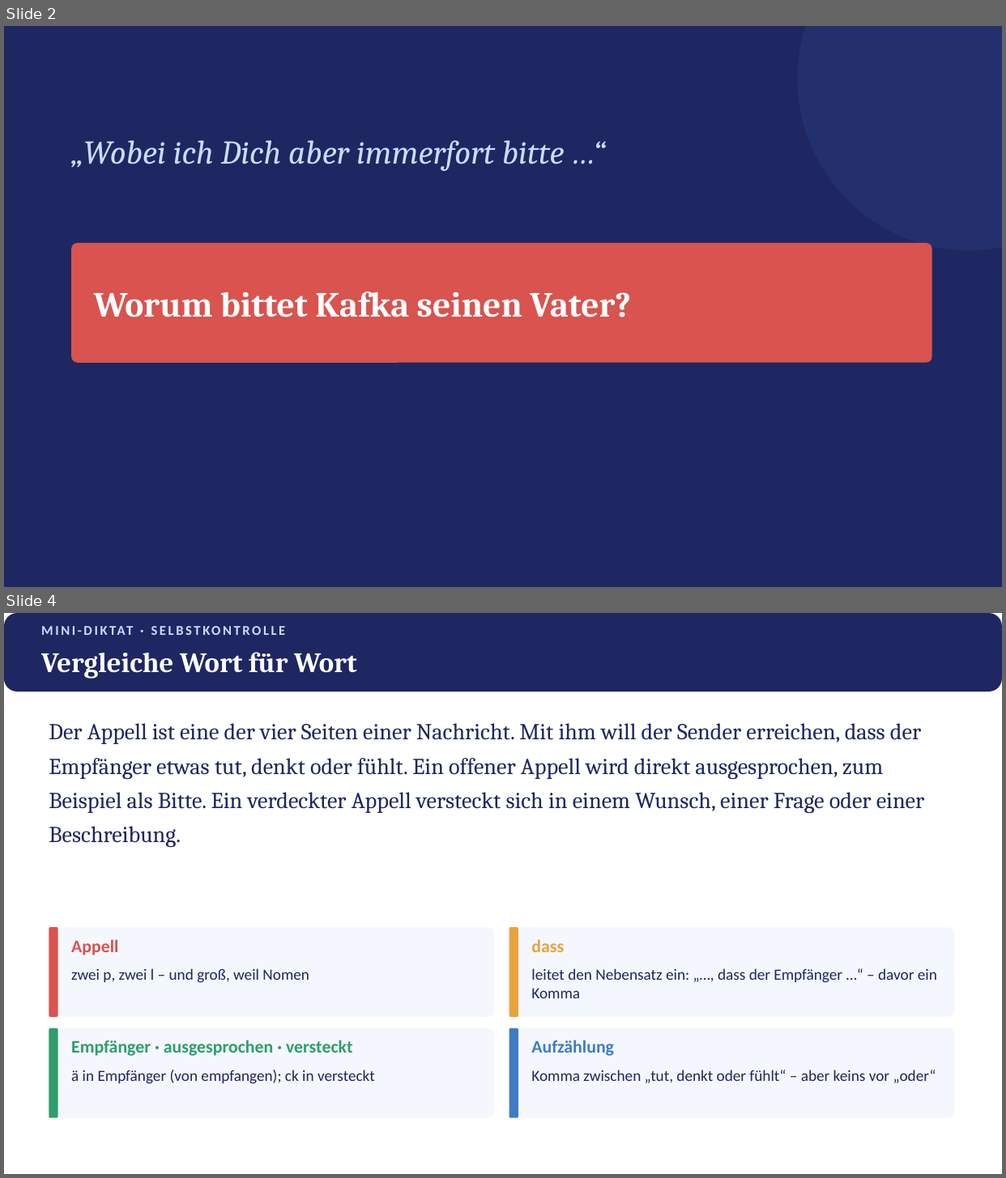
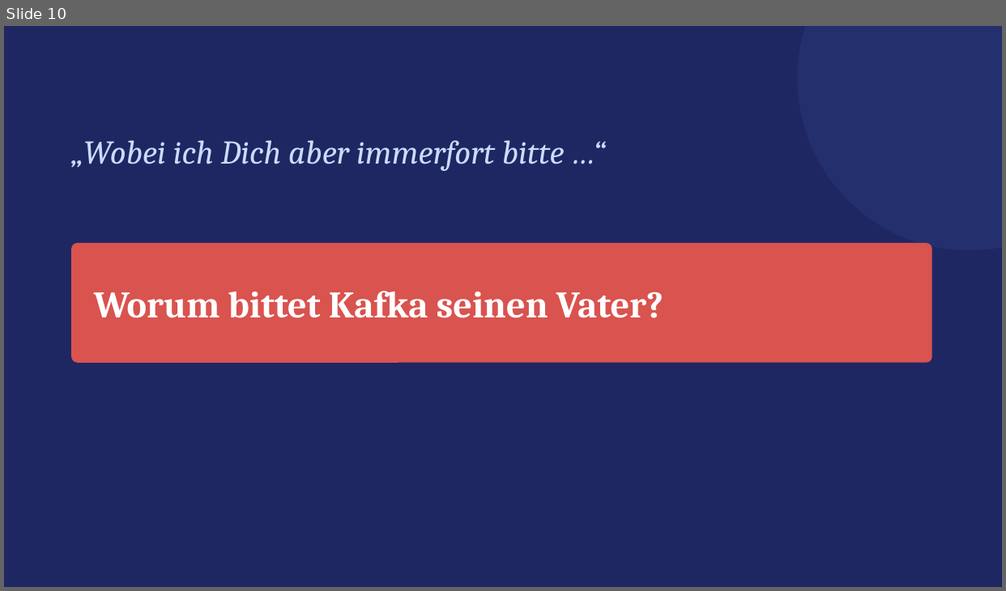
Before and after one commit to golzkonstantin-gif/Schule, a slide deck: Deutsch_11/Kafka_Appell/Praesentation_Kafkas_Appell.pptx. Shown one above the other, each under a label of ours: slides 2 and 4 before the commit, slide 10 after it; the slides between them are not shown. The pictures are 1006x1178 and 1006x591 pixels, drawn with LibreOffice and Linux fonts; fonts in the diff are those of the drawing. Boxes give left, top, right and bottom in pixels: in the first picture for what was removed or moved away, otherwise in the second. Text is boxed around its words. In the diff, an @@ line names an element or a change of style, - is before the commit and + after.

```diff
--- a/Deutsch_11/Kafka_Appell/Praesentation_Kafkas_Appell.pptx
+++ b/Deutsch_11/Kafka_Appell/Praesentation_Kafkas_Appell.pptx
@@ slide 4 removed at [4,613,1002,1174], background #FFFFFF @@
@@ rounded rectangle removed at [4,613,1002,692] @@
@@ text removed at [41,622,752,645] @@
-MINI-DIKTAT · SELBSTKONTROLLE
@@ text removed at [41,652,356,679] @@
-Vergleiche Wort für Wort
@@ text removed at [49,723,925,847] @@
-Der Appell ist eine der vier Seiten einer Nachricht. Mit ihm will der Sender erreichen, dass der Empfänger etwas tut, denkt oder fühlt. Ein offener Appell wird direkt ausgesprochen, zum Beispiel als Bitte. Ein verdeckter Appell versteckt sich in einem Wunsch, einer Frage oder einer Beschreibung.
@@ rounded rectangle removed at [49,927,494,1017] @@
@@ rounded rectangle removed at [49,927,58,1017] @@
@@ rounded rectangle removed at [509,927,955,1017] @@
@@ rounded rectangle removed at [509,927,518,1017] @@
@@ text removed at [71,939,118,956] @@
-Appell
@@ text removed at [531,939,564,952] @@
-dass
@@ text removed at [71,969,309,983] @@
-zwei p, zwei l – und groß, weil Nomen
@@ text removed at [531,969,937,999] @@
-leitet den Nebensatz ein: „…, dass der Empfänger …“ – davor ein Komma
@@ rounded rectangle removed at [49,1029,494,1118] @@
@@ rounded rectangle removed at [49,1029,58,1118] @@
@@ text removed at [71,1040,352,1056] @@
-Empfänger · ausgesprochen · versteckt
@@ rounded rectangle removed at [509,1029,955,1118] @@
@@ rounded rectangle removed at [509,1029,518,1118] @@
@@ text removed at [531,1040,614,1056] @@
-Aufzählung
@@ text removed at [71,1070,375,1084] @@
-ä in Empfänger (von empfangen); ck in versteckt
@@ text removed at [531,1070,936,1084] @@
-Komma zwischen „tut, denkt oder fühlt“ – aber keins vor „oder“
@@ what was slide 2 is now slide 10 @@
@@ slide 10 changed as well @@
@@ text "Worum bittet Kafka seinen Vater?" at [94,291,663,318]: size 34 to 36 pt @@
```
Also in this commit, not shown: 6 other slides changed, 10 slides added, 1 other slide removed, 16 other files.
